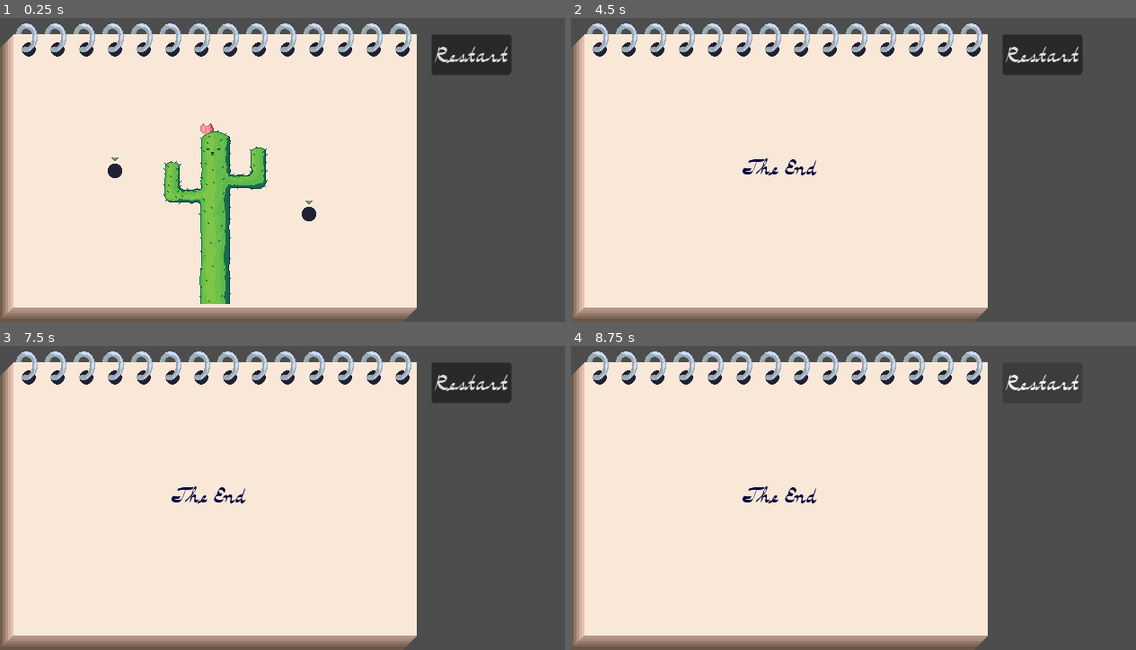
Above: before the commit, frames 1-4 (two rows, left to right).
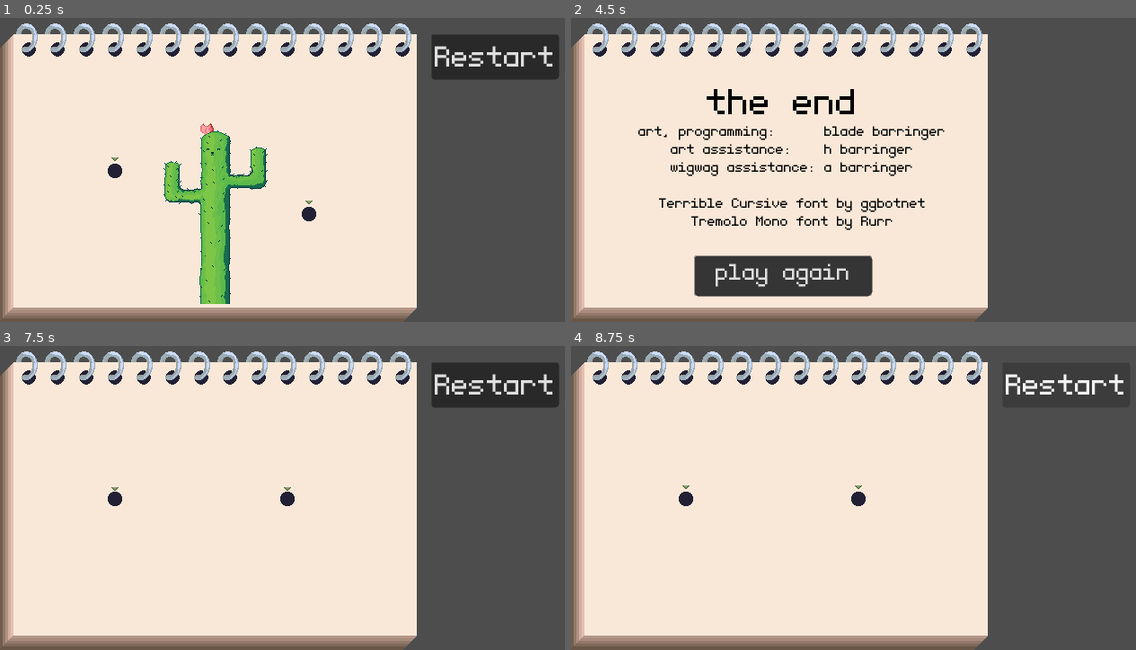
Above: after the commit, the same moments.

Repository: crookedneighbor/drawing-connection
Game: Godot game, scene res://levels/intro_desert/intro_desert.tscn
Two runs of this game, one before a commit and one after it. Both use one fixed random seed, a clock stepped at 60 frames per second and the inputs below. This scene is started directly instead of the project's main scene.
Inputs (mouse positions are in pixels of both pictures, inside the frame that each line leads up to):
- Up to frame 1 (0.25 s): no input
- Up to frame 2 (4.5 s): click "Restart" at 0.5 s; click "Restart" at 1.25 s; click "Restart" at 2 s; tap Enter at 2.75 s; move the mouse to (785, 185) at 2.77 s; click (785, 185) at 2.92 s; move the mouse to (881, 212) at 3.52 s; click (881, 212) at 3.67 s; move the mouse to (684, 170) at 4.27 s; click (684, 170) at 4.42 s
- Up to frame 3 (7.5 s): click (468, 382) at 5 s, where only the run before the commit has a clickable "Restart"; click (468, 382) at 5.75 s, where only the run before the commit has a clickable "Restart"; click (468, 382) at 6.5 s, where only the run before the commit has a clickable "Restart"; click (209, 604) at 7.25 s, where only the run after the commit has a clickable "play again"
- Up to frame 4 (8.75 s): click "Restart" at 8 s

The runs differ from the first frame. In frame 1, 1.8% of the frame differs, in the area x 76-99%, y 5-21%; in frame 2, 9.4%, in the area x 11-91%, y 5-92%; in frame 3, 2.3%; in frame 4, 1.1%.

Commit message:
feat: use tremelo font

Diff:
--- a/fonts/base_theme.tres
+++ b/fonts/base_theme.tres
@@ -1,7 +1,4 @@
 [gd_resource type="Theme" format=3 uid="uid://cf6fwwkqh1ya6"]
 
-[ext_resource type="FontFile" uid="uid://ciof42bgypqbx" path="res://fonts/TerribleCursive.otf" id="1_00nfc"]
-
 [resource]
-default_font = ExtResource("1_00nfc")
 /font_sizes/Font_Size = 32
--- a/levels/intro_desert/intro_desert.tscn
+++ b/levels/intro_desert/intro_desert.tscn
@@ -6,7 +6,7 @@
 [ext_resource type="PackedScene" uid="uid://mlda0yfoprfr" path="res://obstacles/speech_bubble/speech_bubble.tscn" id="4_703o1"]
 
 [node name="IntroDesert" unique_id=1251148645 instance=ExtResource("1_5sled")]
-next_level = "uid://41mb1y750cq2"
+next_level = "uid://c5ou62u2a6m7g"
 
 [node name="ConnectorDot2" parent="ConnectorDotManager" parent_id_path=PackedInt32Array(236887033) index="0" unique_id=769532394 instance=ExtResource("2_w26ed")]
 position = Vector2(344, 240)
--- a/levels/the_end/the_end.tscn
+++ /dev/null
@@ -1,25 +0,0 @@
-[gd_scene format=3 uid="uid://41mb1y750cq2"]
-
-[ext_resource type="PackedScene" uid="uid://b0olc2xuik3ss" path="res://levels/level.tscn" id="1_t7111"]
-
-[node name="Level" unique_id=1251148645 instance=ExtResource("1_t7111")]
-
-[node name="RichTextLabel" type="RichTextLabel" parent="." index="4" unique_id=1727852277]
-anchors_preset = 8
-anchor_left = 0.5
-anchor_top = 0.5
-anchor_right = 0.5
-anchor_bottom = 0.5
-offset_left = 168.0
-offset_top = 168.0
-offset_right = 296.0
-offset_bottom = 208.0
-grow_horizontal = 2
-grow_vertical = 2
-size_flags_horizontal = 3
-theme_override_colors/default_color = Color(0, 0, 0.23137255, 1)
-theme_override_font_sizes/normal_font_size = 32
-text = "The End"
-fit_content = true
-horizontal_alignment = 1
-vertical_alignment = 1
--- a/main.tscn
+++ b/main.tscn
@@ -2,6 +2,7 @@
 
 [ext_resource type="Script" uid="uid://bvivmgax7lm3r" path="res://main.gd" id="1_0xm2m"]
 [ext_resource type="PackedScene" uid="uid://d32l4wnp5onnv" path="res://tools/pad/pad.tscn" id="1_ig7tw"]
+[ext_resource type="FontFile" uid="uid://ciof42bgypqbx" path="res://fonts/TerribleCursive.otf" id="3_h2yge"]
 
 [sub_resource type="StyleBoxFlat" id="StyleBoxFlat_0xm2m"]
 content_margin_left = 24.0
@@ -32,6 +33,7 @@
 grow_horizontal = 2
 grow_vertical = 2
 theme_override_colors/default_color = Color(0, 0, 0, 1)
+theme_override_fonts/normal_font = ExtResource("3_h2yge")
 theme_override_font_sizes/normal_font_size = 64
 text = "doodle dot"
 horizontal_alignment = 1
--- a/obstacles/speech_bubble/speech_bubble.tscn
+++ b/obstacles/speech_bubble/speech_bubble.tscn
@@ -74,7 +74,7 @@
 offset_right = 51.0
 offset_bottom = 27.0
 theme_override_colors/default_color = Color(0, 0, 0, 1)
-theme_override_font_sizes/normal_font_size = 28
+theme_override_font_sizes/normal_font_size = 15
 horizontal_alignment = 1
 vertical_alignment = 1
 
--- a/project.godot
+++ b/project.godot
@@ -22,7 +22,7 @@
 
 [gui]
 
-theme/custom_font="uid://ciof42bgypqbx"
+theme/custom_font="uid://cr1gd85in02kv"
 
 [layer_names]
 
--- /dev/null
+++ b/the_end.gd
@@ -0,0 +1,9 @@
+extends Node2D
+
+@onready var button: Button = $Button
+
+func _ready() -> void:
+	button.pressed.connect(_on_start)
+
+func _on_start() -> void:
+	get_tree().change_scene_to_file("res://levels/intro/intro.tscn")
--- /dev/null
+++ b/the_end.tscn
@@ -0,0 +1,70 @@
+[gd_scene format=3 uid="uid://c5ou62u2a6m7g"]
+
+[ext_resource type="Script" uid="uid://qpdg7va54f2p" path="res://the_end.gd" id="1_keutu"]
+[ext_resource type="PackedScene" uid="uid://d32l4wnp5onnv" path="res://tools/pad/pad.tscn" id="2_6rnfd"]
+
+[sub_resource type="StyleBoxFlat" id="StyleBoxFlat_0xm2m"]
+content_margin_left = 24.0
+content_margin_right = 24.0
+content_margin_bottom = 8.0
+bg_color = Color(0.20871013, 0.20871016, 0.20871004, 1)
+corner_radius_top_left = 4
+corner_radius_top_right = 4
+corner_radius_bottom_right = 4
+corner_radius_bottom_left = 4
+
+[node name="The End" type="Node2D" unique_id=371138527]
+script = ExtResource("1_keutu")
+
+[node name="Pad" parent="." unique_id=1424504259 instance=ExtResource("2_6rnfd")]
+position = Vector2(232, 192)
+
+[node name="RichTextLabel" type="RichTextLabel" parent="." unique_id=1741972207]
+anchors_preset = 8
+anchor_left = 0.5
+anchor_top = 0.5
+anchor_right = 0.5
+anchor_bottom = 0.5
+offset_left = 101.0
+offset_top = 65.0
+offset_right = 370.0
+offset_bottom = 166.0
+grow_horizontal = 2
+grow_vertical = 2
+theme_override_colors/default_color = Color(0, 0, 0, 1)
+theme_override_font_sizes/normal_font_size = 40
+text = "the end"
+horizontal_alignment = 1
+vertical_alignment = 1
+
+[node name="Button" type="Button" parent="." unique_id=1273020469]
+anchors_preset = 8
+anchor_left = 0.5
+anchor_top = 0.5
+anchor_right = 0.5
+anchor_bottom = 0.5
+offset_left = 152.0
+offset_top = 286.0
+offset_right = 319.0
+offset_bottom = 331.0
+grow_horizontal = 2
+grow_vertical = 2
+theme_override_font_sizes/font_size = 25
+theme_override_styles/normal = SubResource("StyleBoxFlat_0xm2m")
+text = "play again"
+
+[node name="RichTextLabel2" type="RichTextLabel" parent="." unique_id=932165594]
+offset_left = 63.0
+offset_top = 123.0
+offset_right = 430.0
+offset_bottom = 274.0
+theme_override_colors/default_color = Color(0, 0, 0, 1)
+theme_override_font_sizes/normal_font_size = 15
+text = "art, programming:      blade barringer
+art assistance:    h barringer
+wigwag assistance: a barringer
+
+Terrible Cursive font by ggbotnet
+Tremolo Mono font by Rurr"
+horizontal_alignment = 1
+vertical_alignment = 1
Binary file added: fonts/tremolo-mono.ttf
Not shown, added: fonts/tremolo-mono.ttf.import
Not shown, added: the_end.gd.uid
